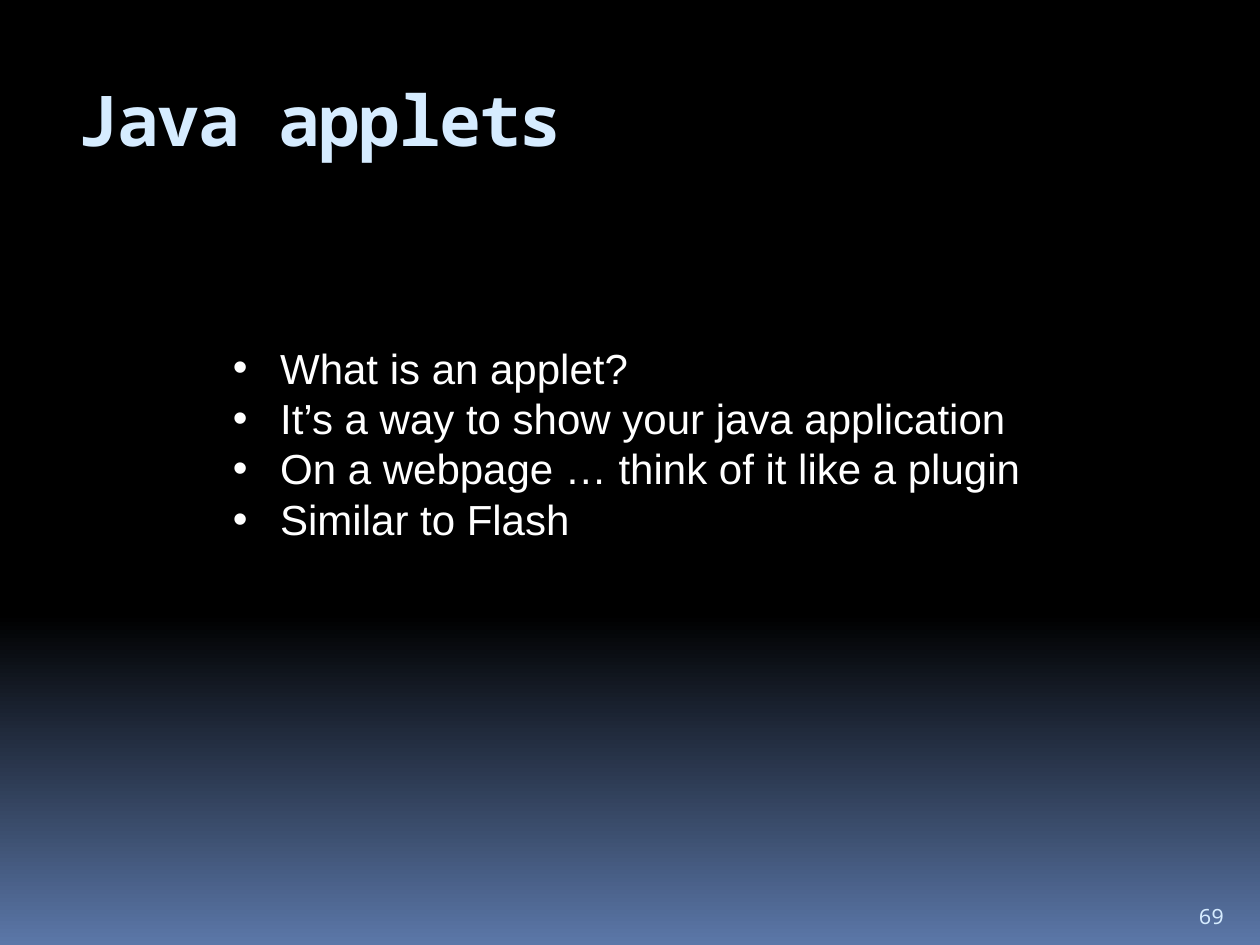
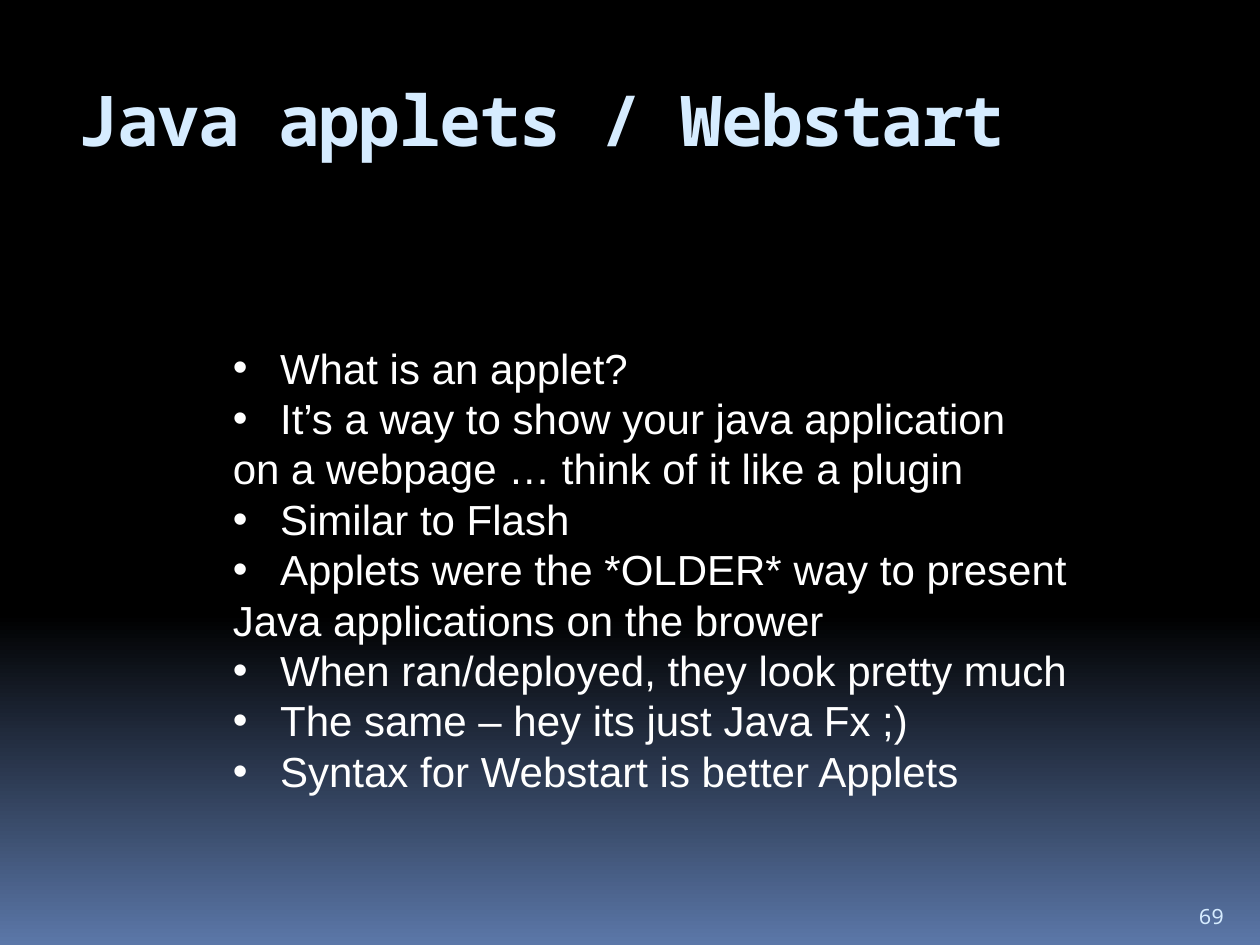
Before and after one commit to hchan/comp2613, a slide deck: slide 69 of coursePresentation.pptx. Drawn at 1260x945 pixels with LibreOffice and Linux fonts; fonts in the diff are those of the drawing. Boxes give left, top, right and bottom in pixels: in the first picture for what was removed or moved away, otherwise in the second. Text is boxed around its words. In the diff, an @@ line names an element or a change of style, - is before the commit and + after.

```diff
--- a/coursePresentation.pptx
+++ b/coursePresentation.pptx
@@ title at (x1=77, y1=92, x2=1005, y2=163): text changed @@
-Java applets
+Java applets / Webstart
@@ text at (x1=233, y1=453, x2=963, y2=493): text changed @@
-• On a webpage … think of it like a plugin
+on a webpage … think of it like a plugin
@@ text at (x1=233, y1=554, x2=1067, y2=795): paragraphs added @@
+• Applets were the *OLDER* way to present
+Java applications on the brower
+• When ran/deployed, they look pretty much
+• The same – hey its just Java Fx ;)
+• Syntax for Webstart is better Applets
```
Also in this commit, not shown: 1 other slide changed, 37 other files.
